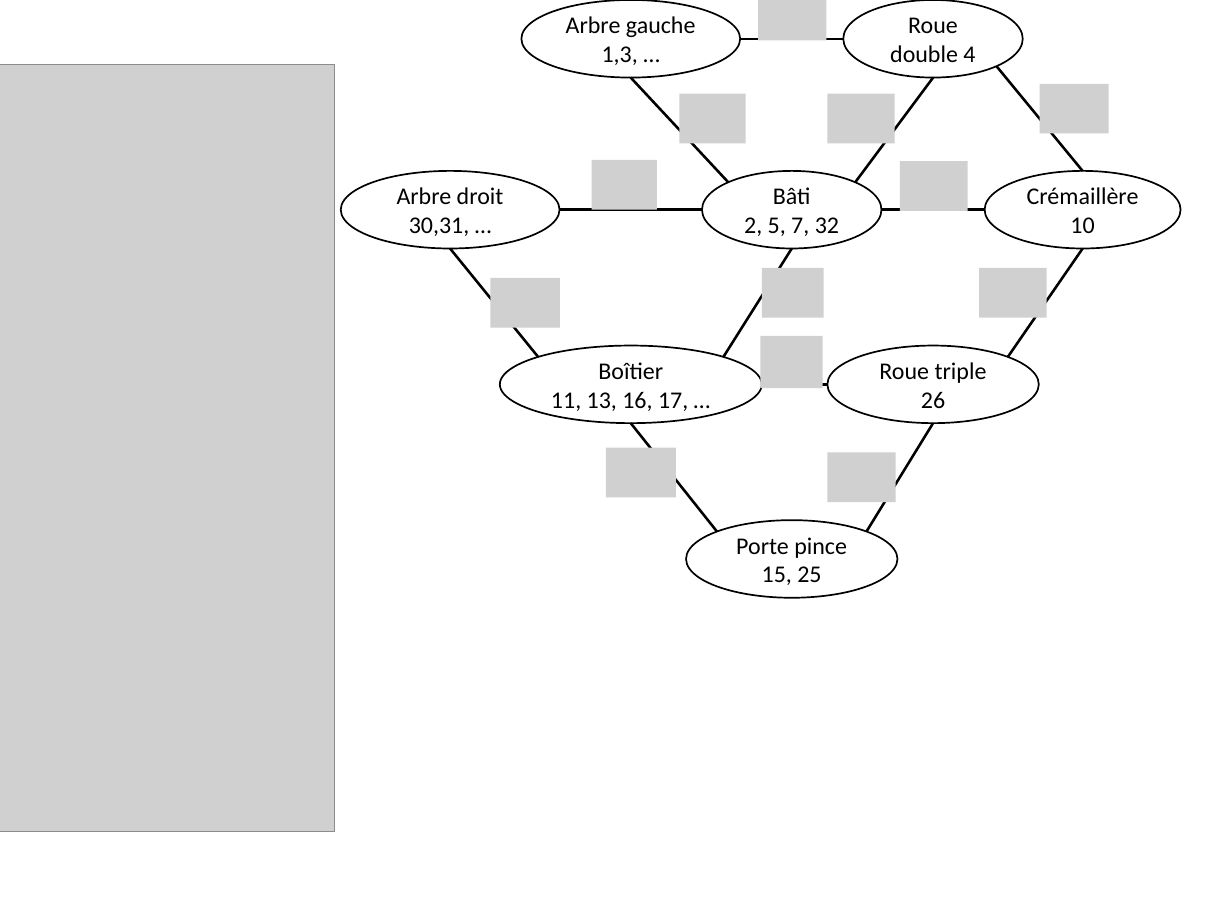
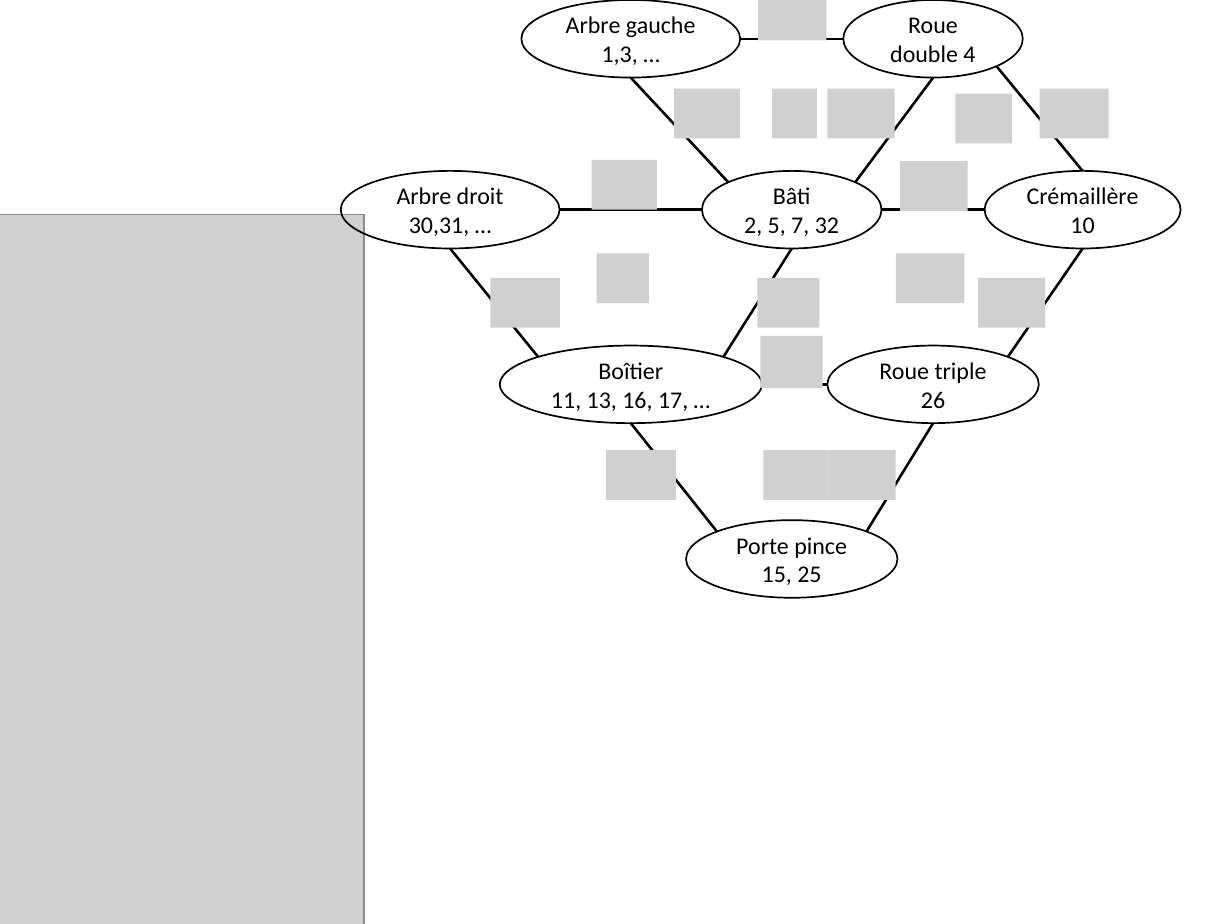
Before and after one commit to gnkudf/DM_DS, a slide deck: slide 1 of 2014_2015/DS_10_ConcoursBlanc_Robot/Figures.pptx. Drawn at 1232x924 pixels with LibreOffice and Linux fonts; fonts in the diff are those of the drawing; grey boxes stand for pictures. Boxes give left, top, right and bottom in pixels: in the first picture for what was removed or moved away, otherwise in the second. Text is boxed around its words. In the diff, an @@ line names an element or a change of style, - is before the commit and + after.

```diff
--- a/2014_2015/DS_10_ConcoursBlanc_Robot/Figures.pptx
+++ b/2014_2015/DS_10_ConcoursBlanc_Robot/Figures.pptx
@@ picture moved from (x1=680, y1=94, x2=747, y2=143) to (x1=674, y1=89, x2=740, y2=138) @@
@@ picture added at (x1=772, y1=89, x2=817, y2=138) @@
@@ picture moved from (x1=828, y1=94, x2=896, y2=143) to (x1=828, y1=89, x2=896, y2=138) @@
@@ picture moved from (x1=1040, y1=84, x2=1109, y2=133) to (x1=1040, y1=89, x2=1109, y2=138) @@
@@ picture added at (x1=955, y1=94, x2=1011, y2=143) @@
@@ picture resized from (x1=0, y1=64, x2=334, y2=832) to (x1=0, y1=214, x2=363, y2=924) @@
@@ picture added at (x1=596, y1=254, x2=649, y2=303) @@
@@ picture added at (x1=896, y1=254, x2=965, y2=303) @@
@@ picture moved from (x1=761, y1=269, x2=823, y2=318) to (x1=758, y1=278, x2=819, y2=328) @@
@@ picture moved from (x1=979, y1=269, x2=1047, y2=318) to (x1=978, y1=278, x2=1046, y2=328) @@
@@ picture added at (x1=764, y1=450, x2=828, y2=499) @@
```
Also in this commit, not shown: 1 other file.
